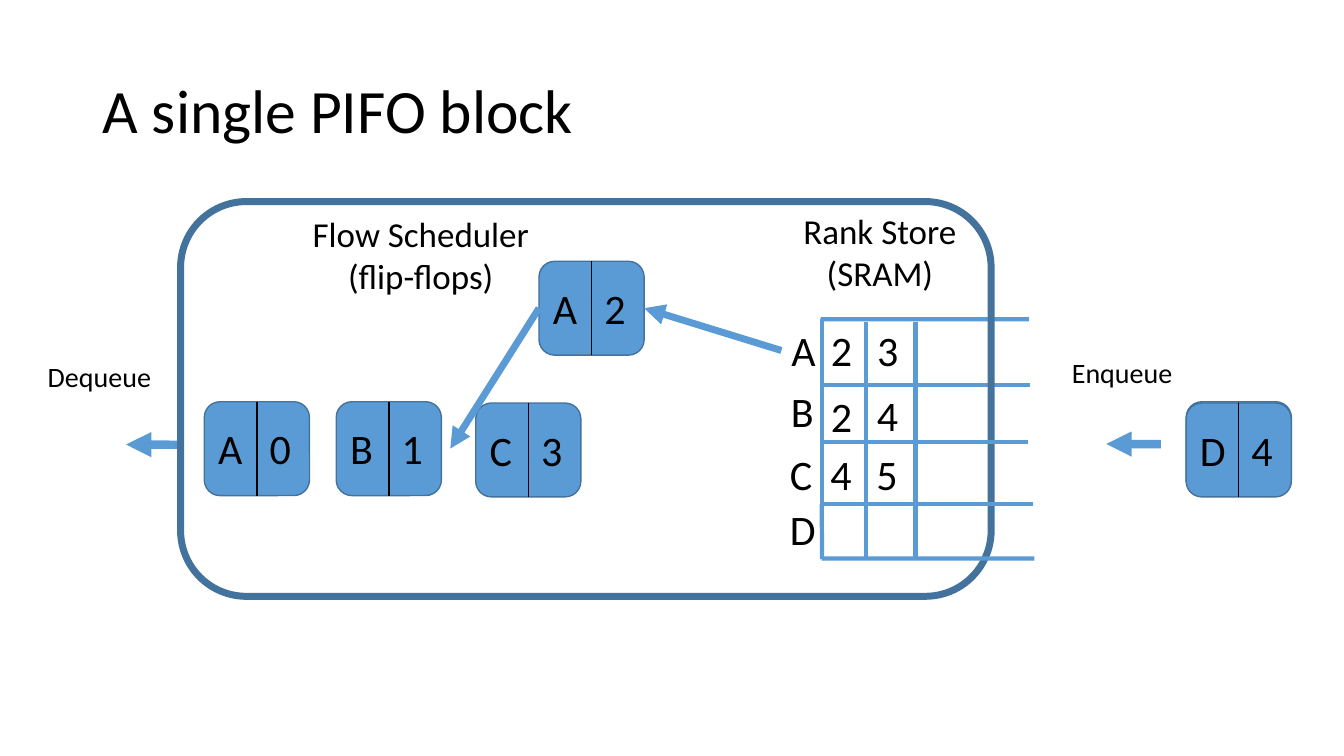
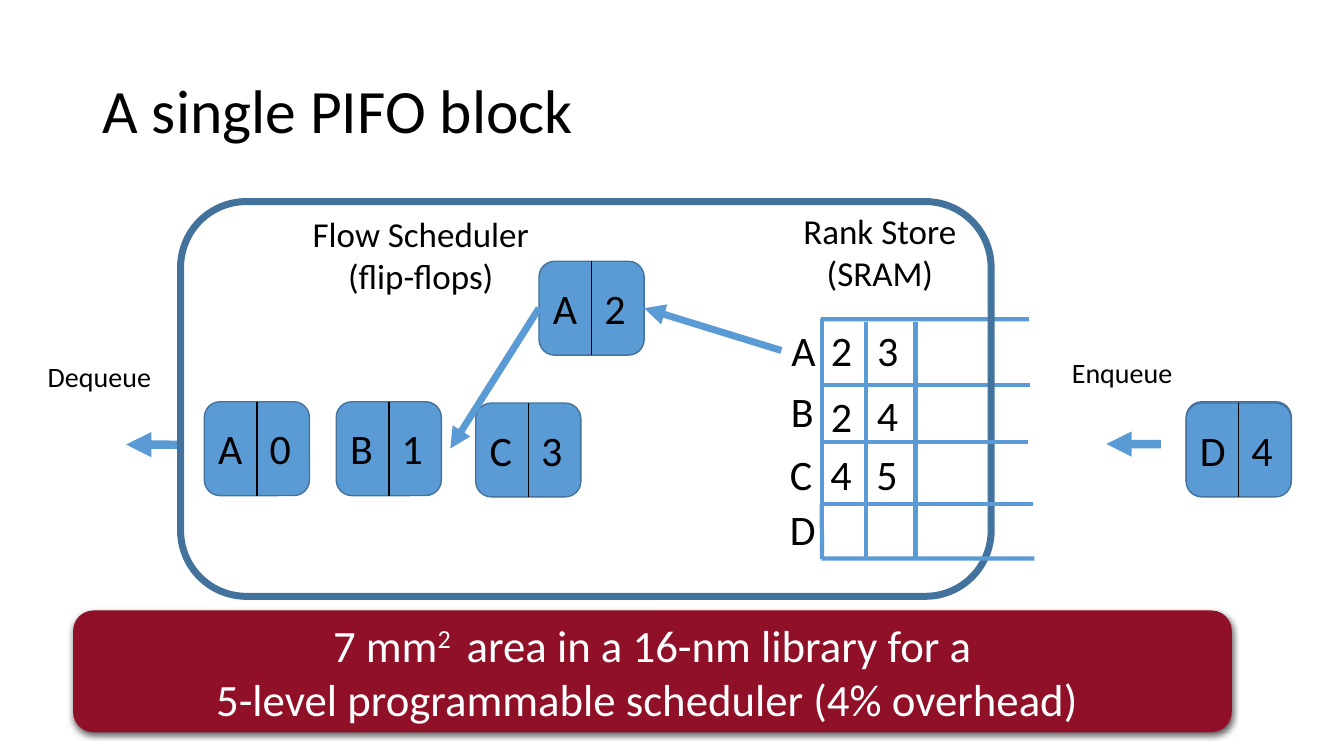
Before and after one commit to anirudhSK/pifo-domino-marple-ppts, a slide deck: slide 22 of combined_domino_pifo.pptx. Drawn at 1344x756 pixels with LibreOffice and Linux fonts; fonts in the diff are those of the drawing. Boxes give left, top, right and bottom in pixels: in the first picture for what was removed or moved away, otherwise in the second. Text is boxed around its words. In the diff, an @@ line names an element or a change of style, - is before the commit and + after.

```diff
--- a/combined_domino_pifo.pptx
+++ b/combined_domino_pifo.pptx
@@ rounded rectangle added at (74, 611, 1233, 733), fill #901028, 32 pt, text #FFFFFF @@
+7 mm2 area in a 16-nm library for a
+5-level programmable scheduler (4% overhead)
```
Also in this commit, not shown: 23 other slides changed, 6 slides added, 4 slides removed.
